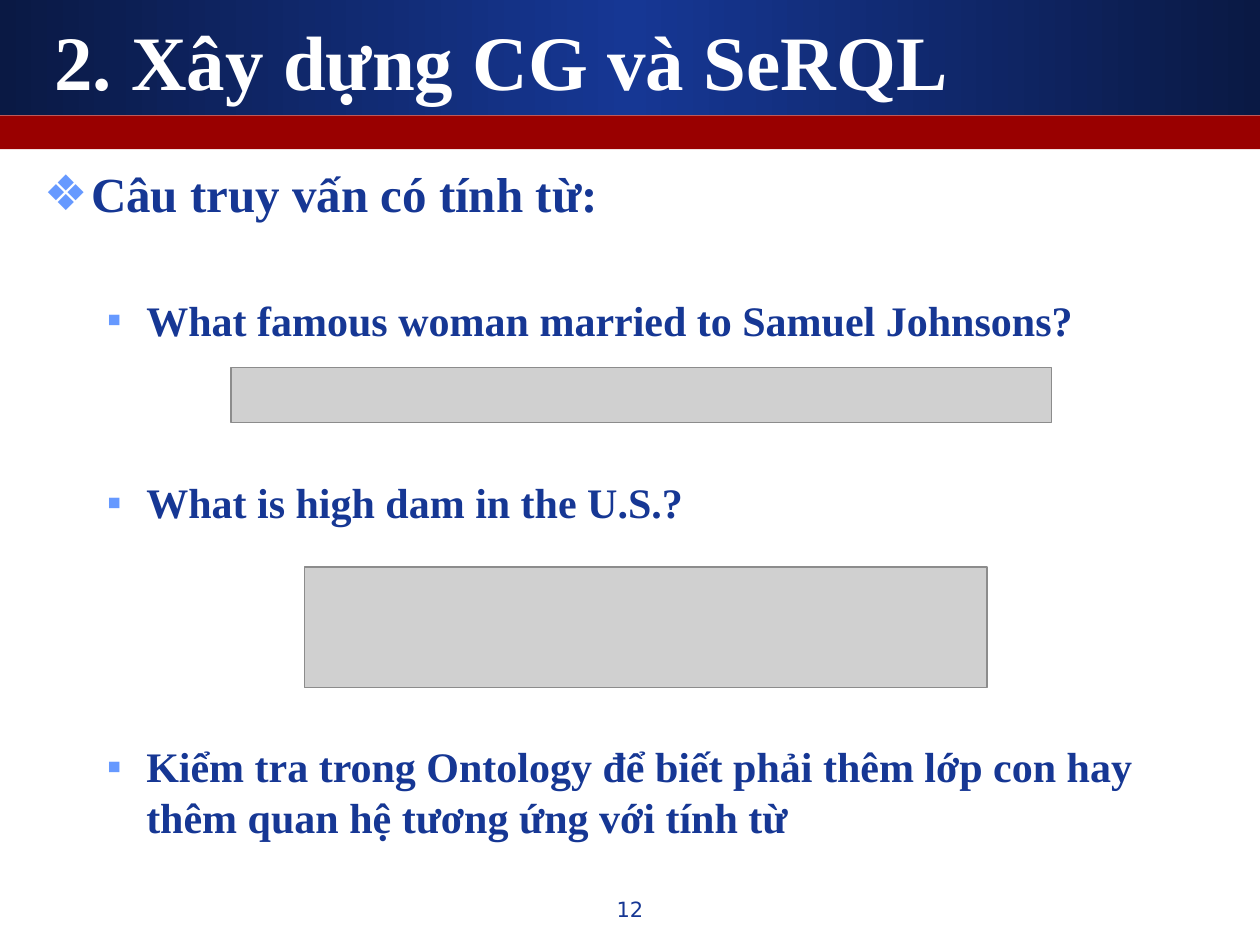
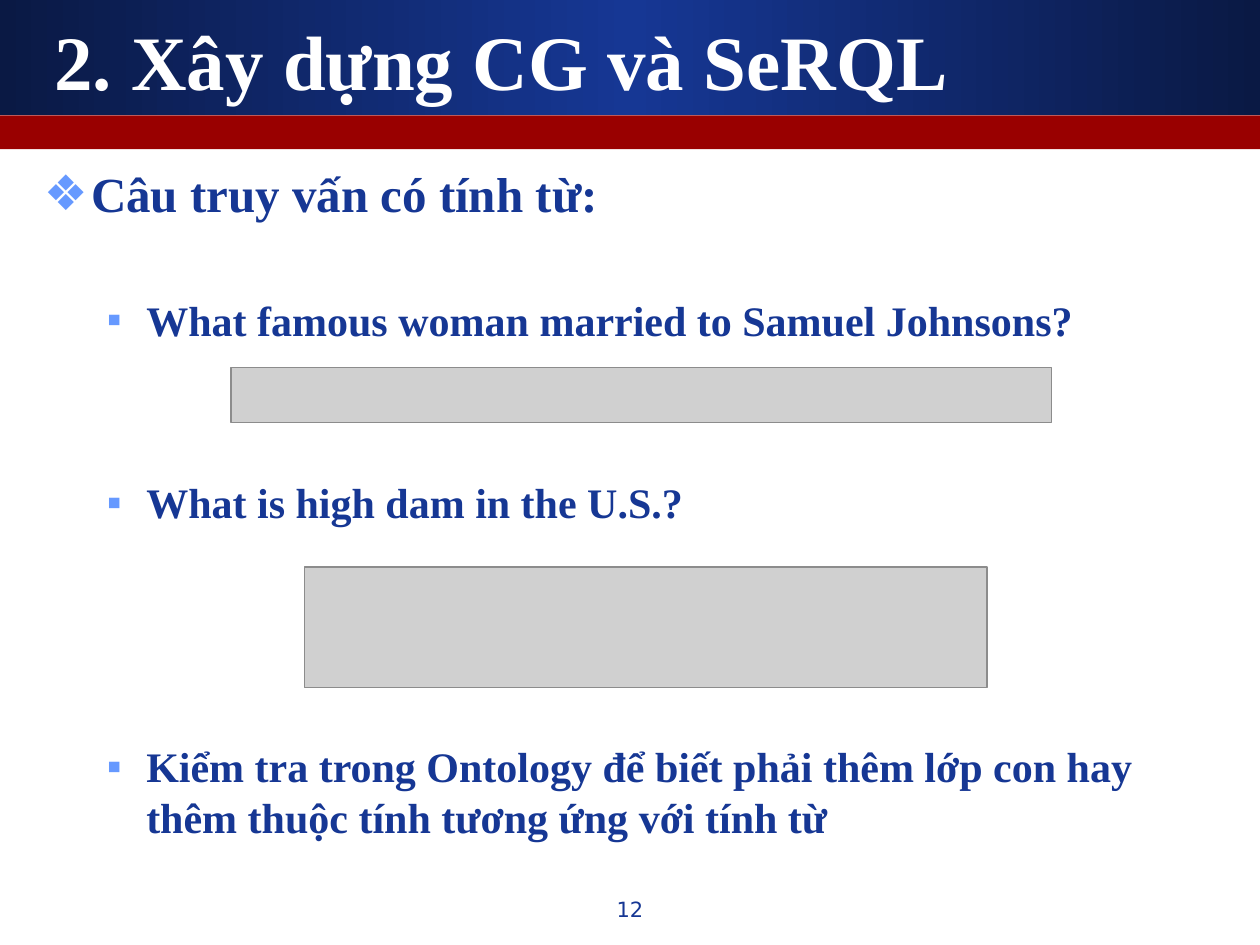
Before and after one commit to leaderwing/kt-kimres, a slide deck: slide 12 of note/[Thesis] Presentation.ppt. Drawn at 1260x945 pixels with LibreOffice and Linux fonts; fonts in the diff are those of the drawing; grey boxes stand for pictures. Boxes give left, top, right and bottom in pixels: in the first picture for what was removed or moved away, otherwise in the second. Text is boxed around its words. In the diff, an @@ line names an element or a change of style, - is before the commit and + after.

```diff
--- a/note/[Thesis] Presentation.ppt
+++ b/note/[Thesis] Presentation.ppt
@@ text at bbox=[146, 751, 1132, 842]: text changed @@
-  ▪ Kiểm tra trong Ontology để biết phải thêm lớp con hay thêm quan hệ tương ứng với tính từ
+  ▪ Kiểm tra trong Ontology để biết phải thêm lớp con hay thêm thuộc tính tương ứng với tính từ
```
Also in this commit, not shown: 1 other slide changed.
